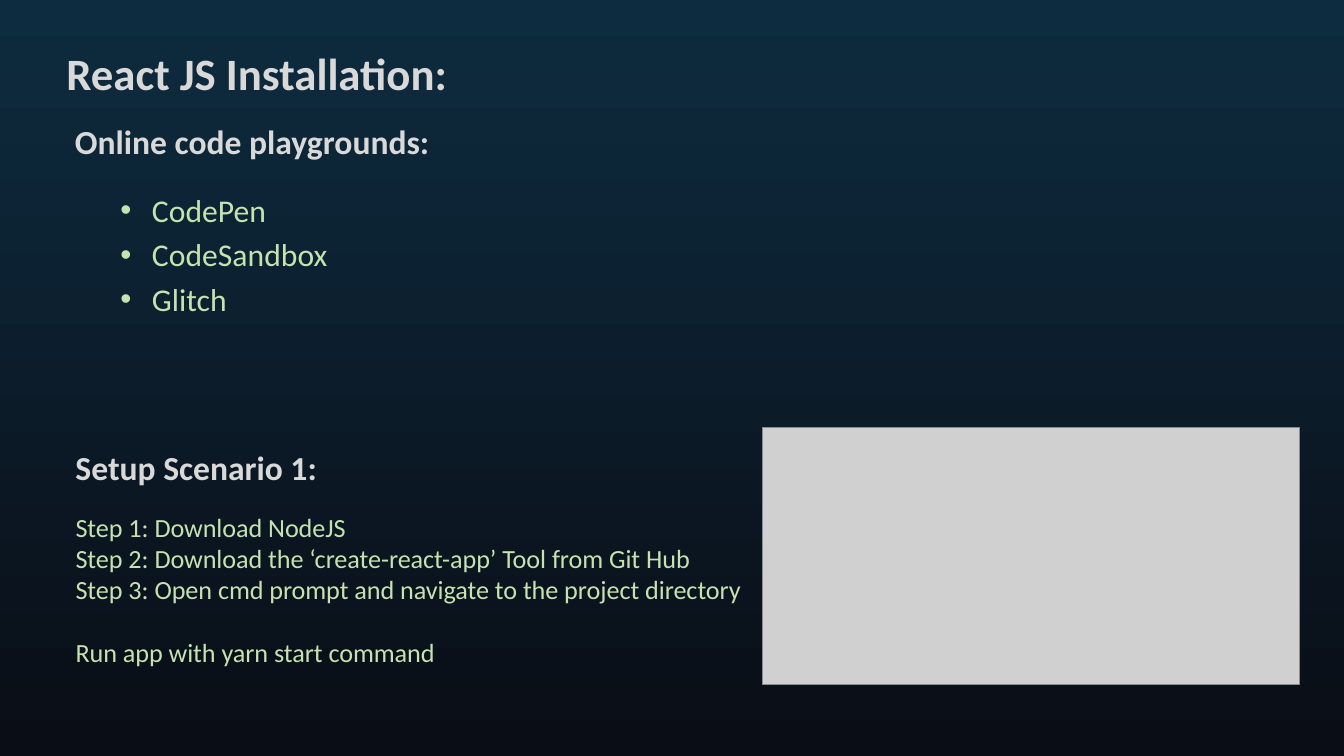
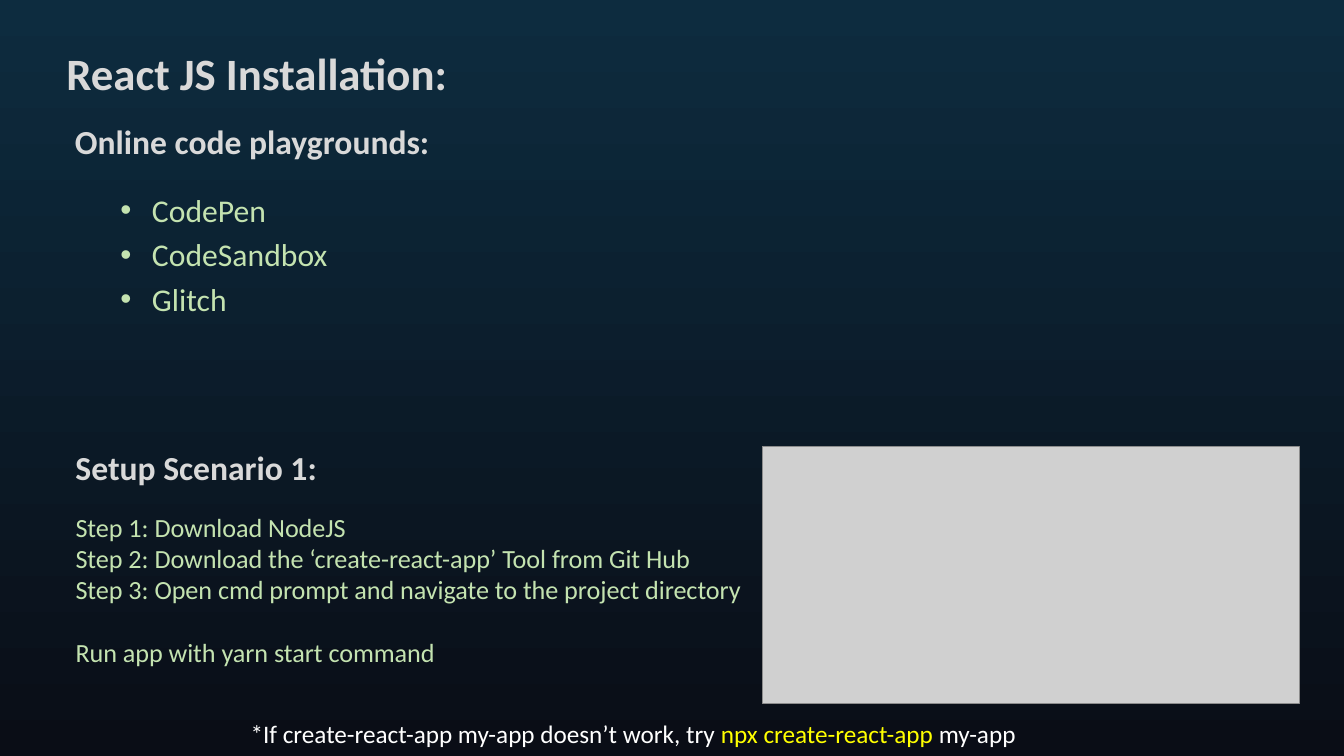
Before and after one commit to seblechernet/PowerPoint-Decks, a slide deck: slide 7 of 01 Introduction to React.pptx. Drawn at 1344x756 pixels with LibreOffice and Linux fonts; fonts in the diff are those of the drawing; grey boxes stand for pictures. Boxes give left, top, right and bottom in pixels: in the first picture for what was removed or moved away, otherwise in the second. Text is boxed around its words. In the diff, an @@ line names an element or a change of style, - is before the commit and + after.

Commit message:
npx hack

```diff
--- a/01 Introduction to React.pptx
+++ b/01 Introduction to React.pptx
@@ picture: place and size @@
-picture at (762,429,1300,685)
+picture at (762,447,1300,703)
@@ text added at (251,725,1016,747), 18 pt, text #FFFFFF @@
+*If create-react-app my-app doesn’t work, try npx create-react-app my-app
```
